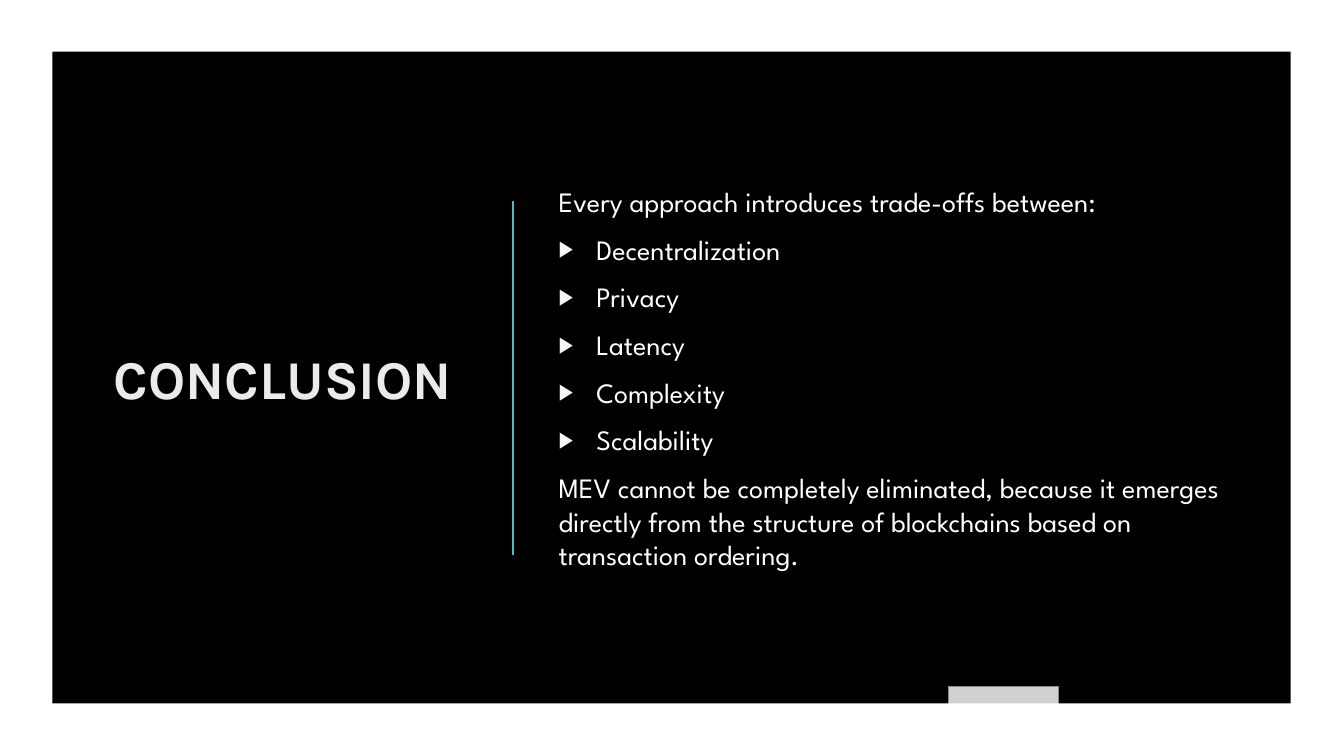
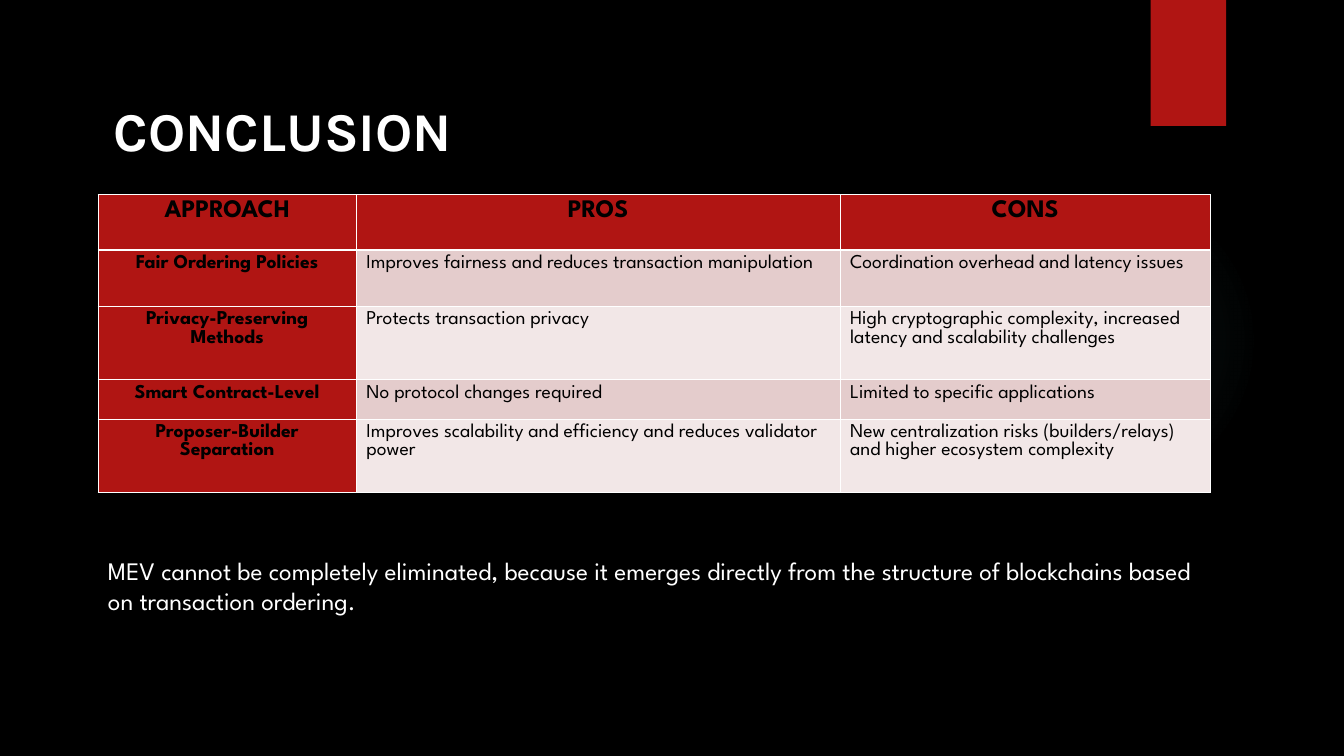
Before and after one commit to CamillaMagistrello/DECENTRALIZED_SYSTEM, a slide deck: slide 10 of SEMINARIO/MEV.pptx. Drawn at 1344x756 pixels with LibreOffice and Linux fonts; fonts in the diff are those of the drawing; grey boxes stand for pictures; background and template pictures are left out. Boxes give left, top, right and bottom in pixels: in the first picture for what was removed or moved away, otherwise in the second. Text is boxed around its words. In the diff, an @@ line names an element or a change of style, - is before the commit and + after.

```diff
--- a/SEMINARIO/MEV.pptx
+++ b/SEMINARIO/MEV.pptx
@@ rectangle removed at [0, 0, 1344, 756] @@
@@ freeform shape removed at [0, 0, 1344, 756] @@
@@ text "CONCLUSION" at [114, 115, 452, 152]: text colour #EBEBEB to #FFFFFF @@
@@ table added at [98, 195, 1211, 508], 5 rows, 3 columns @@
+APPROACH | PROS | CONS
+Fair Ordering Policies | Improves fairness and reduces transaction manipulation | Coordination overhead and latency issues
+Privacy-Preserving Methods | Protects transaction privacy | High cryptographic complexity, increased latency and scalability challenges
+Smart Contract-Level | No protocol changes required | Limited to specific applications
+Proposer-Builder Separation | Improves scalability and efficiency and reduces validator power | New centralization risks (builders/relays) and higher ecosystem complexity
@@ line removed from (513, 202) to (513, 555) @@
@@ text removed at [559, 192, 1219, 571] @@
-Every approach introduces trade-offs between:
-▶ Decentralization
-▶ Privacy
-▶ Latency
-▶ Complexity
-▶ Scalability
-MEV cannot be completely eliminated, because it emerges directly from the structure of blockchains based on transaction ordering.
@@ ellipse added at [949, 185, 1259, 495], fill gradient #50B9C1 @@
@@ text added at [108, 562, 1190, 616], 18 pt, text #FFFFFF @@
+MEV cannot be completely eliminated, because it emerges directly from the structure of blockchains based on transaction ordering.
@@ picture removed at [949, 687, 1059, 756] @@
```
Also in this commit, not shown: 4 other files.
